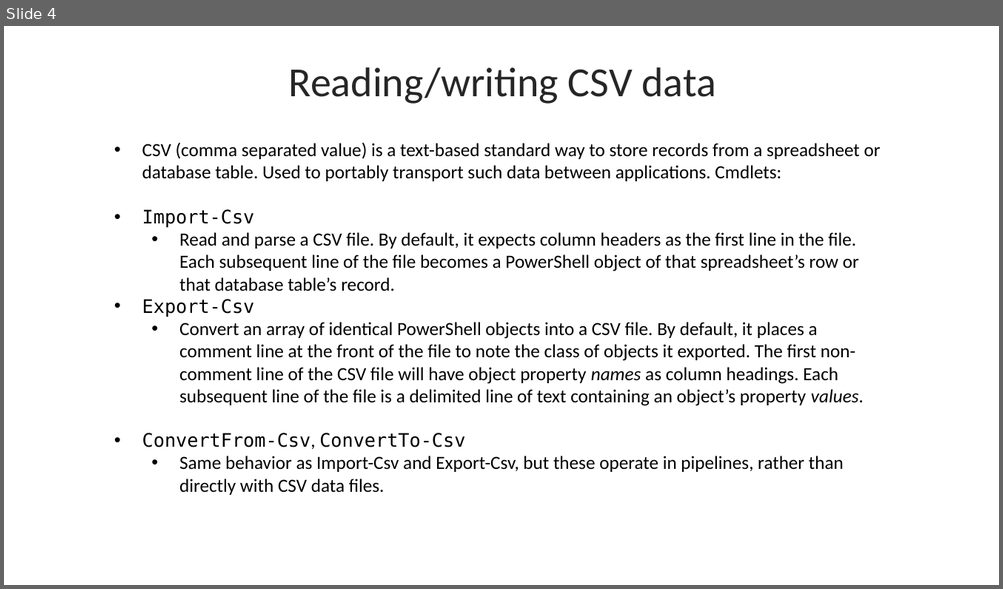
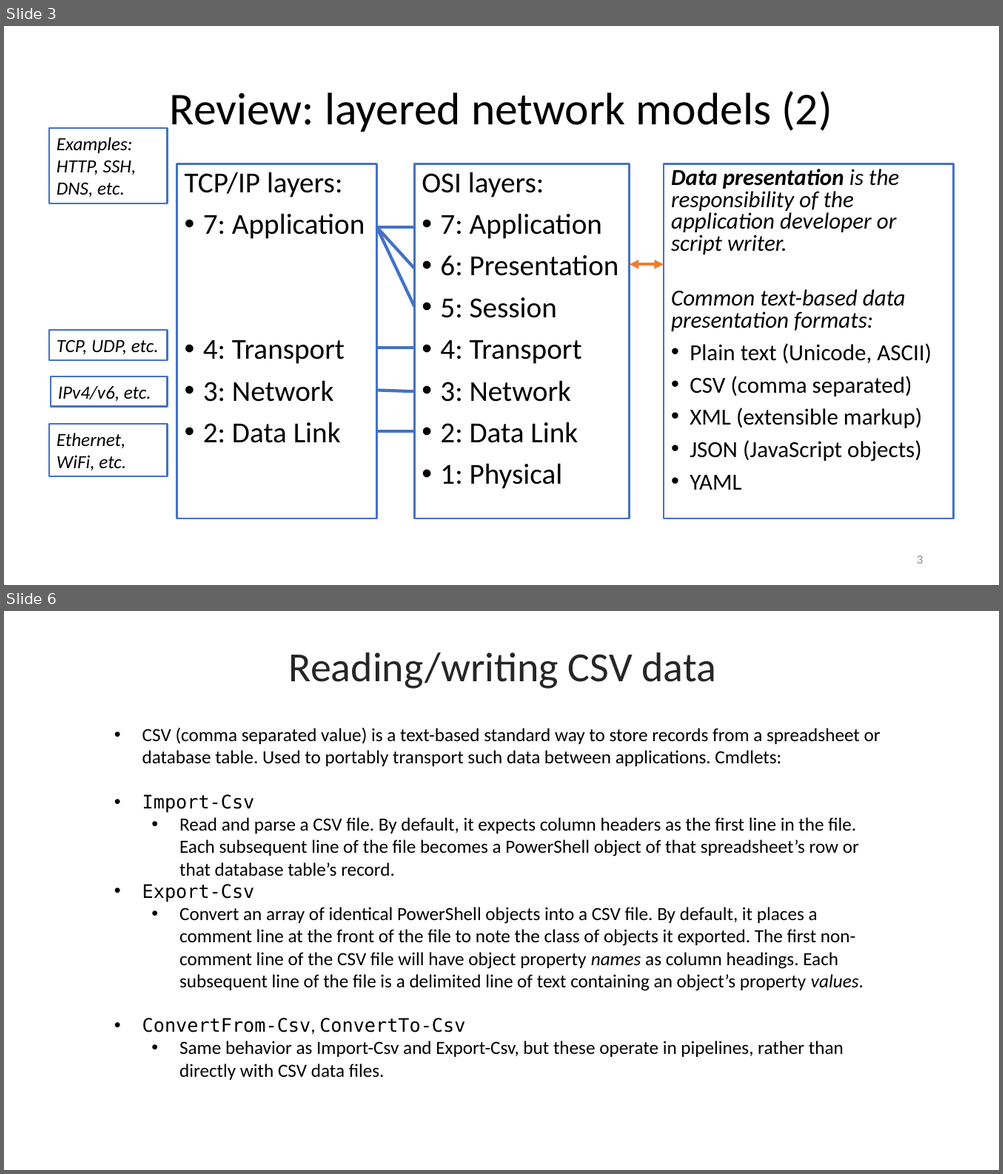
Before and after one commit to byui-cyber360/content, a slide deck: CYBER360-4.1-Text-CSV.pptx. Shown one above the other, each under a label of ours: slide 4 before the commit, slides 3 and 6 after it; the slides between them are not shown. The pictures are 1003x589 and 1003x1174 pixels, drawn with LibreOffice and Linux fonts; fonts in the diff are those of the drawing. Boxes give left, top, right and bottom in pixels: in the first picture for what was removed or moved away, otherwise in the second. Text is boxed around its words. In the diff, an @@ line names an element or a change of style, - is before the commit and + after.

```diff
--- a/CYBER360-4.1-Text-CSV.pptx
+++ b/CYBER360-4.1-Text-CSV.pptx
@@ slide 3 added at [4,26,999,585], background #FFFFFF @@
@@ title added at [170,91,831,132], 44 pt, text #000000 @@
+Review: layered network models (2)
@@ rectangle added at [50,128,168,204], outline #4472C4 1.5 pt, 18 pt, text #000000, italic @@
+Examples:
+HTTP, SSH,
+DNS, etc.
@@ rectangle added at [177,164,377,519], outline #4472C4 2 pt, 28 pt, text #000000 @@
+TCP/IP layers:
+• 7: Application
+• 4: Transport
+• 3: Network
+• 2: Data Link
@@ rectangle added at [415,164,629,519], outline #4472C4 2 pt, 28 pt, text #000000 @@
+OSI layers:
+• 7: Application
+• 6: Presentation
+• 5: Session
+• 4: Transport
+• 3: Network
+• 2: Data Link
+• 1: Physical
@@ text added at [663,164,954,519], outline #4472C4 2 pt, 22.2 pt, text #000000, italic @@
+Data presentation is the responsibility of the application developer or script writer.
+Common text-based data presentation formats:
+• Plain text (Unicode, ASCII)
+• CSV (comma separated)
+• XML (extensible markup)
+• JSON (JavaScript objects)
+• YAML
@@ line added from (376, 227) to (415, 227), #4472C4 3 pt @@
@@ line added from (376, 227) to (415, 269), #4472C4 3 pt @@
@@ line added from (376, 227) to (415, 306), #4472C4 3 pt @@
@@ double arrow added from (629, 265) to (663, 265), #ED7D31 3 pt @@
@@ rectangle added at [50,330,168,360], outline #4472C4 1.5 pt, 18 pt, text #000000, italic @@
+TCP, UDP, etc.
@@ line added from (375, 348) to (415, 348), #4472C4 3 pt @@
@@ rectangle added at [51,377,167,406], outline #4472C4 1.5 pt, 18 pt, text #000000, italic @@
+IPv4/v6, etc.
@@ line added from (375, 391) to (415, 392), #4472C4 3 pt @@
@@ rectangle added at [50,424,168,477], outline #4472C4 1.5 pt, 18 pt, text #000000, italic @@
+Ethernet,
+WiFi, etc.
@@ line added from (375, 432) to (415, 432), #4472C4 3 pt @@
@@ page number added at [916,556,922,564], 12 pt, text #8C8C8C @@
+3
@@ what was slide 4 is now slide 6 @@
```
Also in this commit, not shown: 3 slides changed, 1 other slide added, 4 other files.
